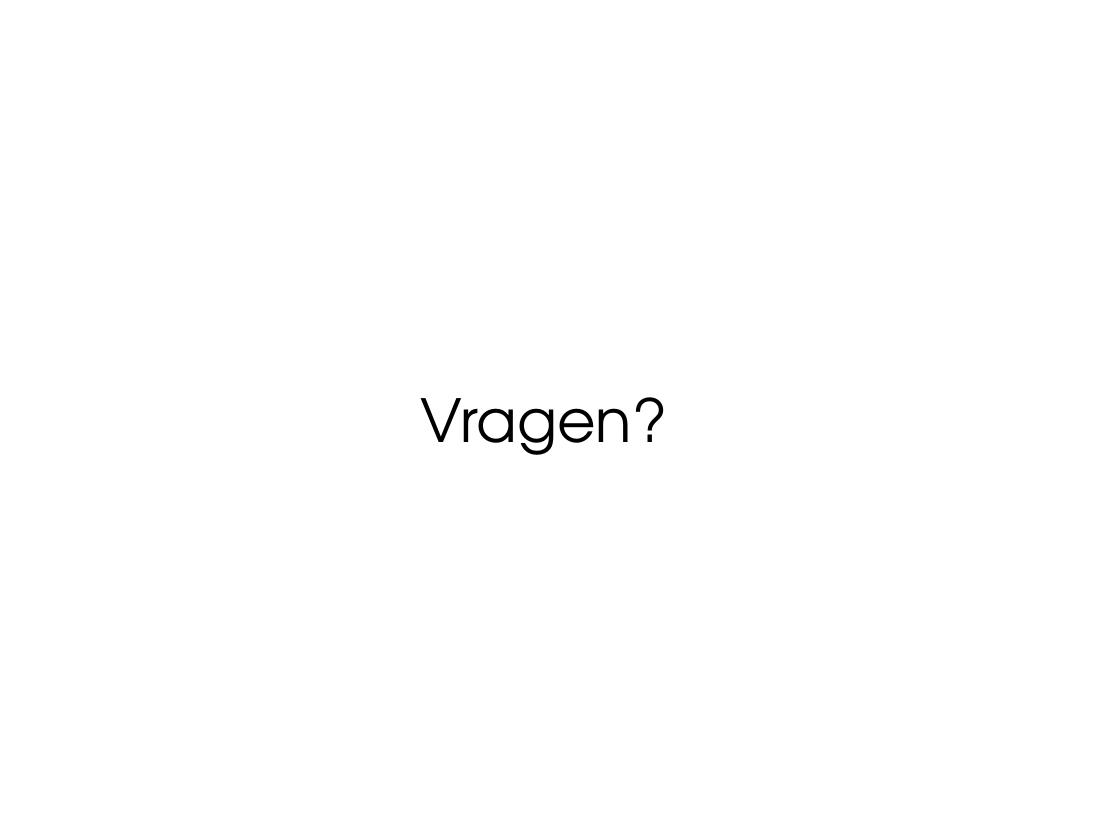
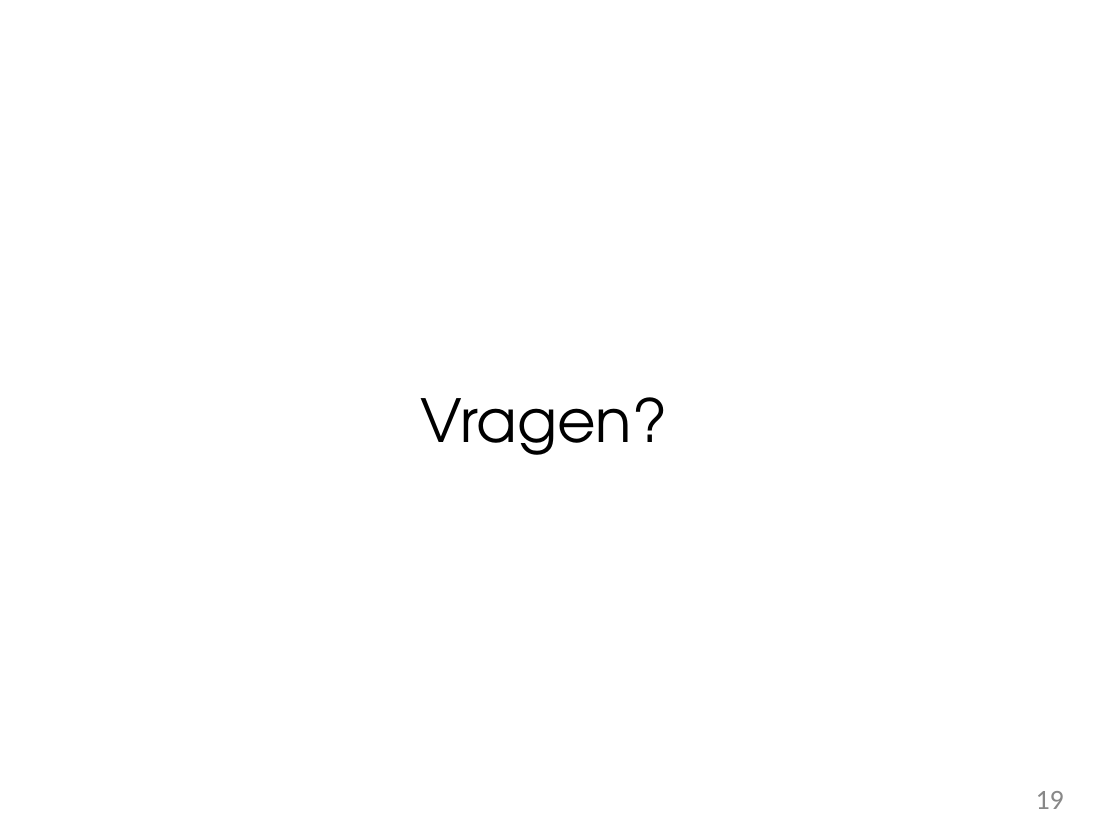
Before and after one commit to ekgorter/-c0ffee, a slide deck: slide 19 of Presentatie 3 Kaartkleuren.pptx (slide 17 before the commit). Drawn at 1120x840 pixels with LibreOffice and Linux fonts; fonts in the diff are those of the drawing; background and template pictures are left out. Boxes give left, top, right and bottom in pixels: in the first picture for what was removed or moved away, otherwise in the second. Text is boxed around its words. In the diff, an @@ line names an element or a change of style, - is before the commit and + after.

```diff
--- a/Presentatie 3 Kaartkleuren.pptx
+++ b/Presentatie 3 Kaartkleuren.pptx
@@ page number added at bbox=[1036, 791, 1064, 809], 18 pt, text #888888 @@
+19
```
Also in this commit, not shown: 13 other slides changed, 6 slides added, 2 slides removed.
